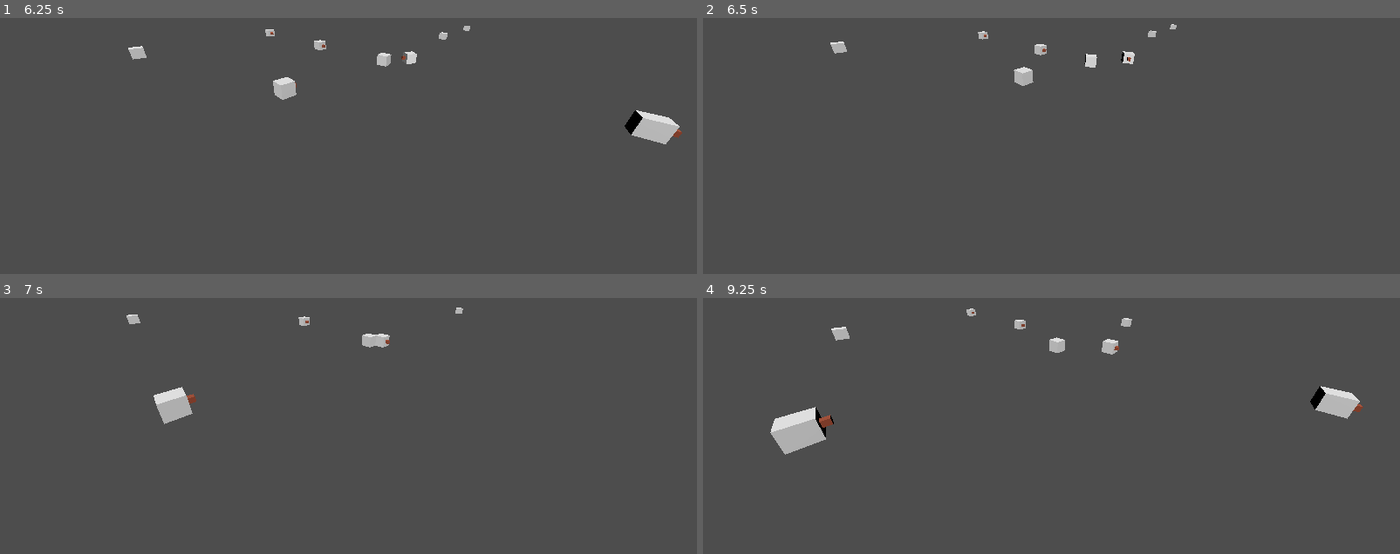
Above: before the commit, frames 1-4 (two rows, left to right).
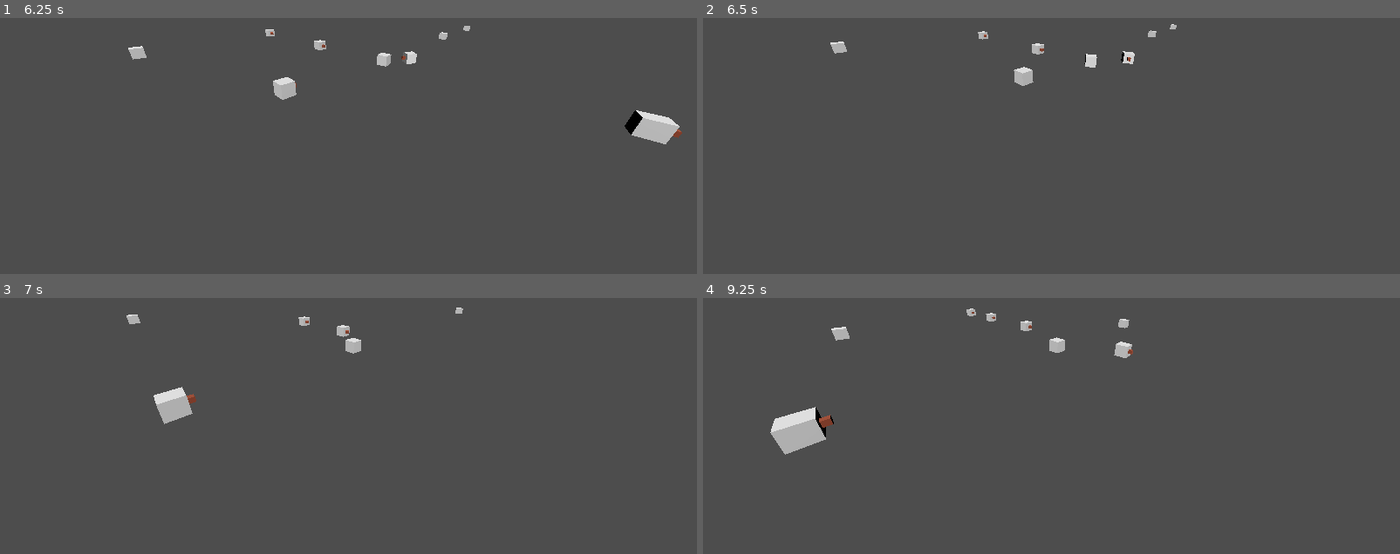
Above: after the commit, the same moments.

Repository: mulboor/kruispuntsimulatie
Game: Godot game, scene res://scenes/spaces/main.tscn
The game is run twice, just before and just after one commit, with the same random seed, the same clock (stepped at 60 frames per second) and the same inputs.
Inputs:
- Up to frame 1 (6.25 s): no input
- Up to frame 2 (6.5 s): no input
- Up to frame 3 (7 s): no input
- Up to frame 4 (9.25 s): no input

Frame 1 is identical in both runs. In frame 2, less than 0.1% of the frame differs, in the area x 47-50%, y 9-15%; in frame 3, 0.4%; in frame 4, 1.0%, in the area x 40-95%, y 5-48%.

Commit message:
brake.gd update
Remmen werkt nu beter

Diff:
--- a/scenes/components/car.tscn
+++ b/scenes/components/car.tscn
@@ -55,4 +55,4 @@
 [node name="Visioncone" parent="." node_paths=PackedStringArray("user_vars") instance=ExtResource("6_xosei")]
 transform = Transform3D(1, 0, 0, 0, 1, 0, 0, 0, 1, 0, 0, -0.979222)
 user_vars = NodePath("..")
-col_box_width = 1.5
+col_box_width = 3.0
--- a/scenes/spaces/main.tscn
+++ b/scenes/spaces/main.tscn
@@ -79,9 +79,9 @@
 script = ExtResource("1_xpqr5")
 max_speed = 0.2
 accel = 0.1
-deccel = 0.12
-visibility = 6.0
-reaction_time = 1.0
+deccel = 0.9
+visibility = 10.0
+reaction_time = 0.5
 
 [node name="Camera3D" type="Camera3D" parent="."]
 transform = Transform3D(-0.73118, 0.274933, -0.624329, 0.0222999, 0.924335, 0.380929, 0.68182, 0.264606, -0.681987, 0, 6.018, 0.321)
--- a/scripts/general_road_user_stats.gd
+++ b/scripts/general_road_user_stats.gd
@@ -4,7 +4,7 @@
 @export_category("Movement")
 @export var max_speed: float
 @export var accel: float
-@export_range(0, 1) var deccel: float
+@export var deccel: float
 @export_category("Cognition")
 @export var visibility: float
 @export var reaction_time: float
--- a/scripts/states/brake.gd
+++ b/scripts/states/brake.gd
@@ -7,7 +7,7 @@
 
 func physics_update(_delta):
 	# Minder de snelheid
-	user_vars.current_speed = lerpf(user_vars.current_speed, 0.0, user_vars.deccel / user_vars.current_speed * user_vars.current_speed)
+	user_vars.current_speed = maxf(0, user_vars.current_speed - (user_vars.deccel / (user_vars.current_speed * user_vars.current_speed)))
 	user_vars.path_follow.progress += user_vars.current_speed
 	set_position_to(user_vars.path_follow)
 
